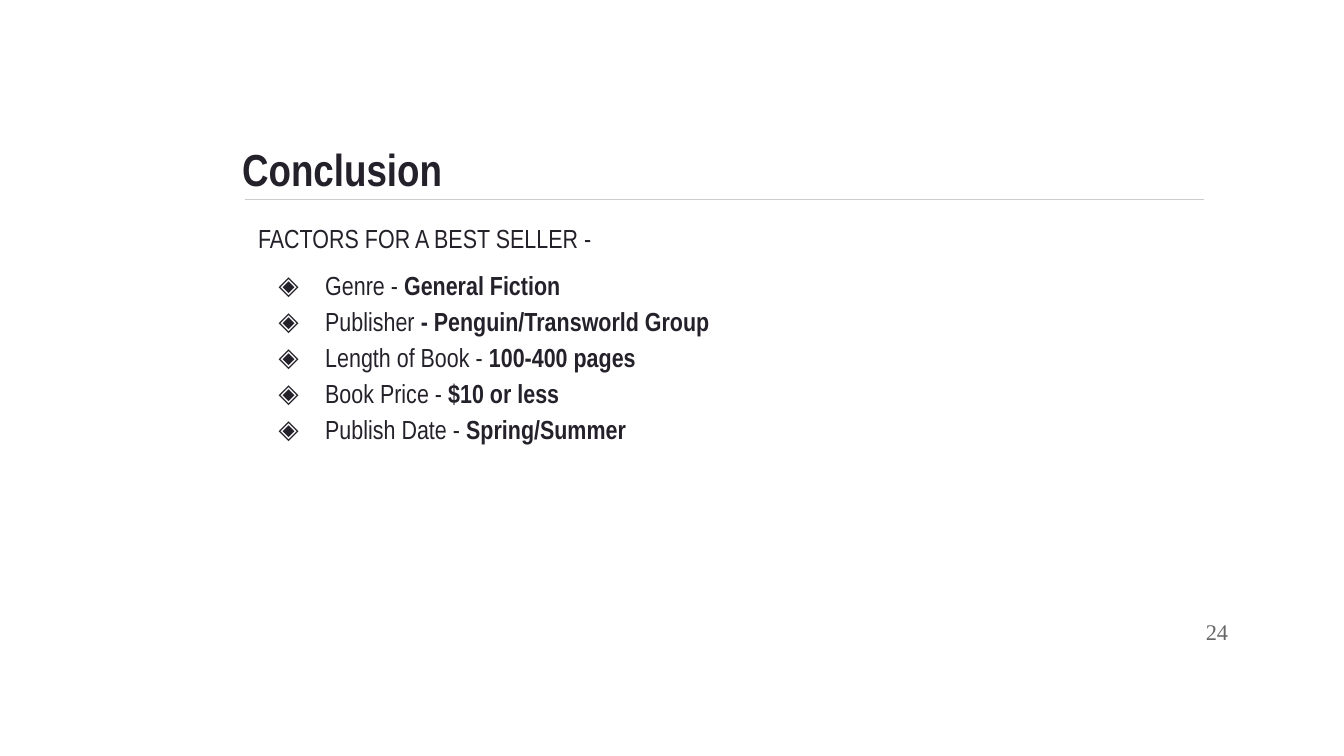
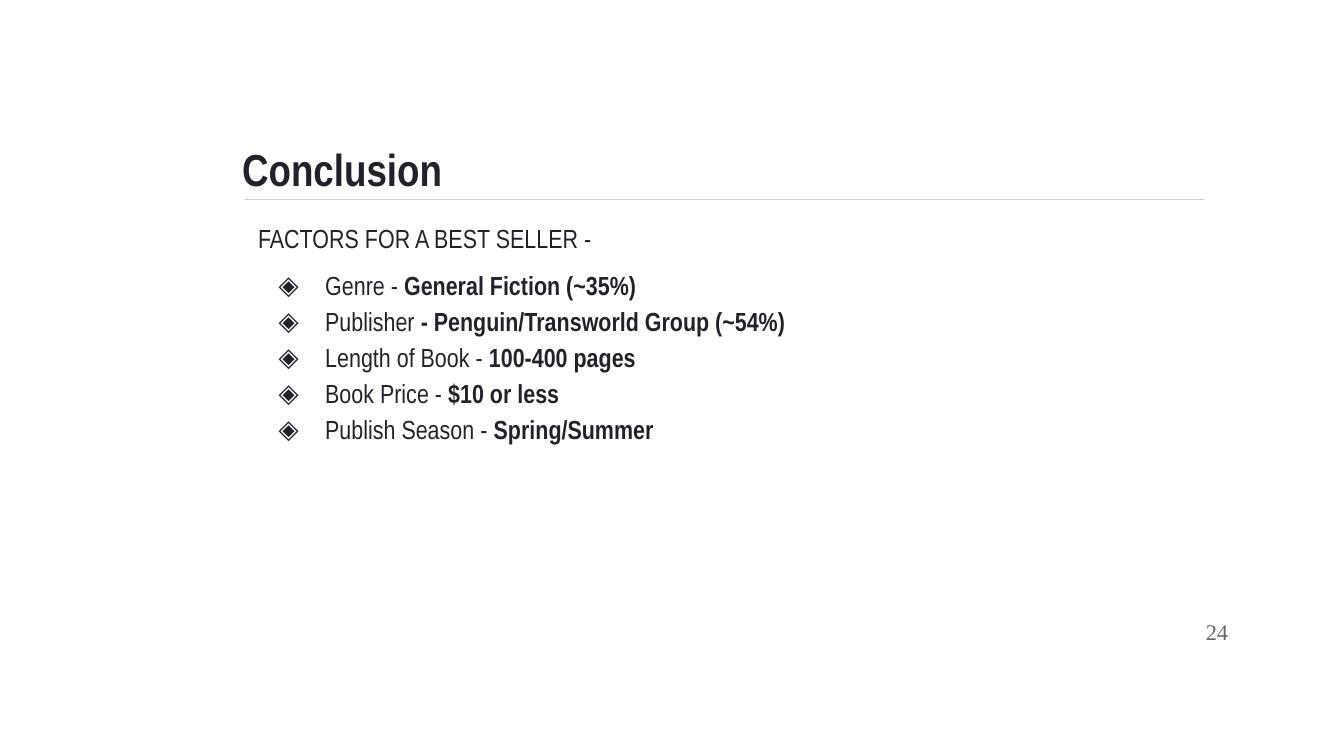
Before and after one commit to manmita7/BookBeasts, a slide deck: slide 24 of BestSellerBooks.pptx. Drawn at 1344x756 pixels with LibreOffice and Linux fonts; fonts in the diff are those of the drawing; background and template pictures are left out. Boxes give left, top, right and bottom in pixels: in the first picture for what was removed or moved away, otherwise in the second. Text is boxed around its words. In the diff, an @@ line names an element or a change of style, - is before the commit and + after.

Commit message:
added write-up and fixed ppt

```diff
--- a/BestSellerBooks.pptx
+++ b/BestSellerBooks.pptx
@@ text at (325, 276, 785, 336): text changed @@
-◈ Genre - General Fiction
-◈ Publisher - Penguin/Transworld Group
+◈ Genre - General Fiction (~35%)
+◈ Publisher - Penguin/Transworld Group (~54%)
@@ text at (325, 420, 654, 444): text changed; bold off @@
-◈ Publish Date - Spring/Summer
+◈ Publish Season - Spring/Summer
```
Also in this commit, not shown: 2 other files.
